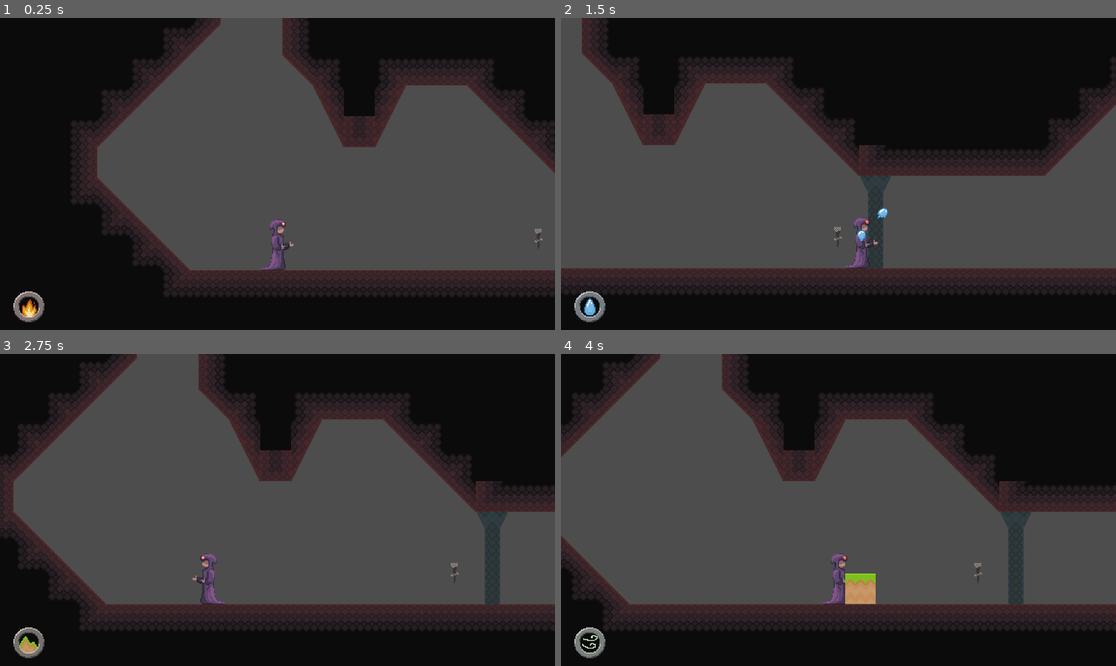
Above: before the commit, frames 1-4 (two rows, left to right).
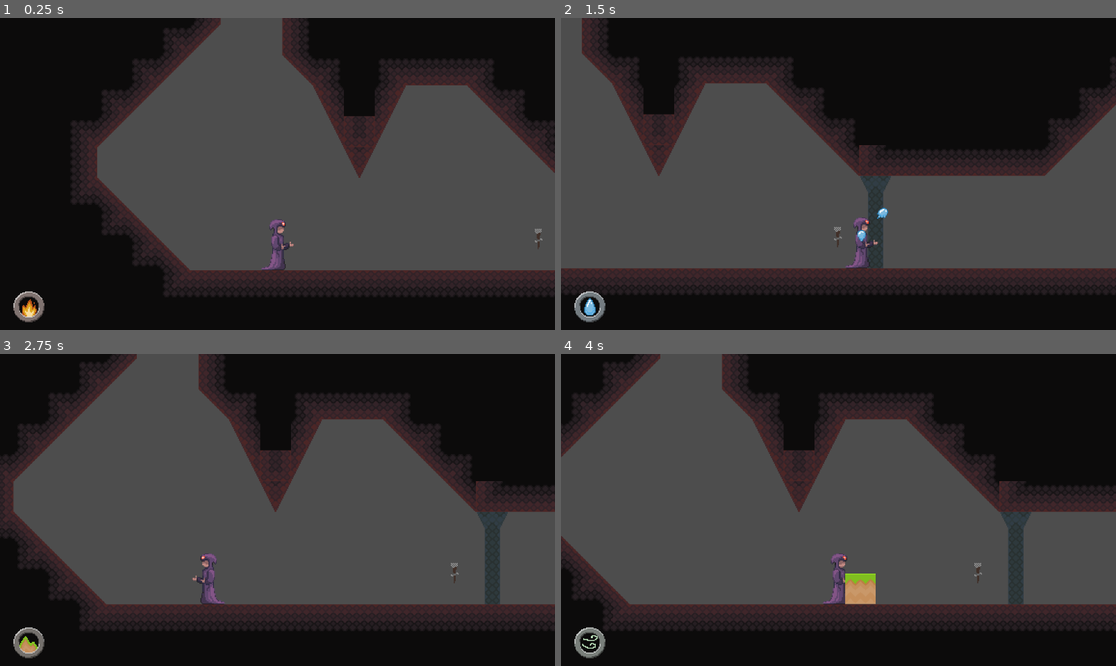
Above: after the commit, the same moments.

Repository: hanseei/superwizquest
Game: Godot game, scene res://Assets/Nodes/Scenes/intro_stage.tscn
Two runs of this game, one before a commit and one after it. Both use one fixed random seed, a clock stepped at 60 frames per second and the inputs below. This scene is started directly instead of the project's main scene.
Inputs:
- Up to frame 1 (0.25 s): no input
- Up to frame 2 (1.5 s): hold Shift (shift) 0.53-1.28 s; hold D (move_right) from 0.53 s (still down); tap W (move_up) at 0.77 s; tap Space (space) at 1.35 s
- Up to frame 3 (2.75 s): tap W (move_up) at 1.52 s; release D (move_right) at 2.03 s; hold A (move_left) from 2.03 s (still down); hold Shift (shift) from 2.03 s (still down)
- Up to frame 4 (4 s): release A (move_left) at 2.78 s; release Shift (shift) at 2.78 s; hold D (move_right) from 2.78 s (still down); tap Space (space) at 2.85 s; tap W (move_up) at 3.02, 3.77 s; hold Shift (shift) from 3.53 s (still down)

The runs differ from the first frame. In frame 1, 0.3% of the frame differs, in the area x 61-68%, y 41-52%; in frame 2, 0.3%, in the area x 14-21%, y 40-51%; in frame 3, 0.3%; in frame 4, 0.3%.

Commit message:
added missing tip in intro level

Diff:
--- a/Assets/Nodes/Scenes/intro_stage.tscn
+++ b/Assets/Nodes/Scenes/intro_stage.tscn
@@ -17,7 +17,7 @@
 [node name="TileMapLayer" type="TileMapLayer" parent="."]
 texture_filter = 1
 position = Vector2(0, 656)
-tile_map_data = PackedByteArray("AAD7/+7/AgABAAEAAAD8/+7/AgA …(14272 unchanged characters)… CAAQABQAzAPH/AgADAAcAAAAyAPH/AgACAAcAAAA=")
+tile_map_data = PackedByteArray("AAD7/+7/AgABAAEAAAD8/+7/AgA …(14272 unchanged characters)… CAAQABQAzAPH/AgADAAcAAAAyAPH/AgACAAcAAAADAPL/AgAIAAAAAgA=")
 tile_set = ExtResource("1_i6xnk")
 use_kinematic_bodies = true
 
